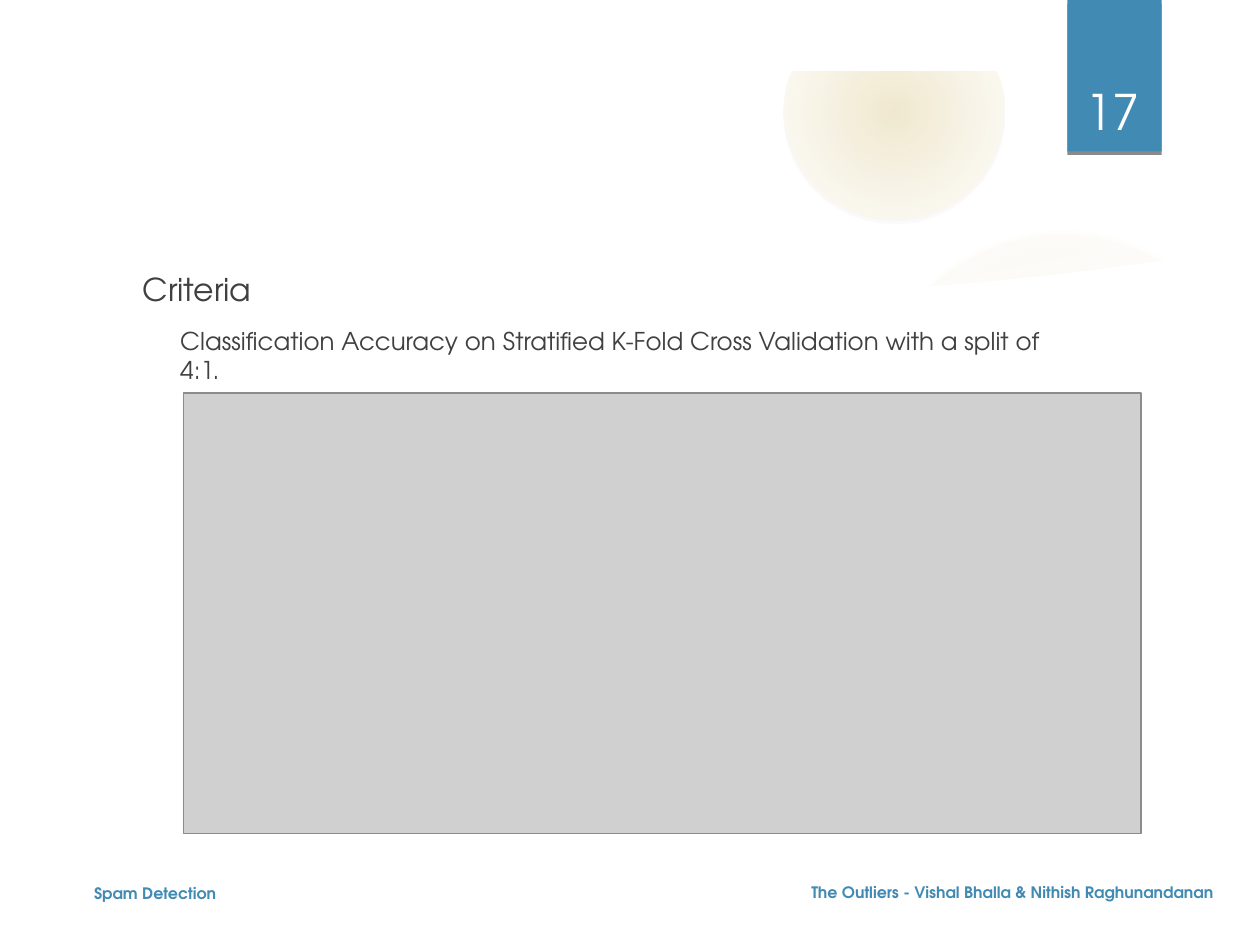
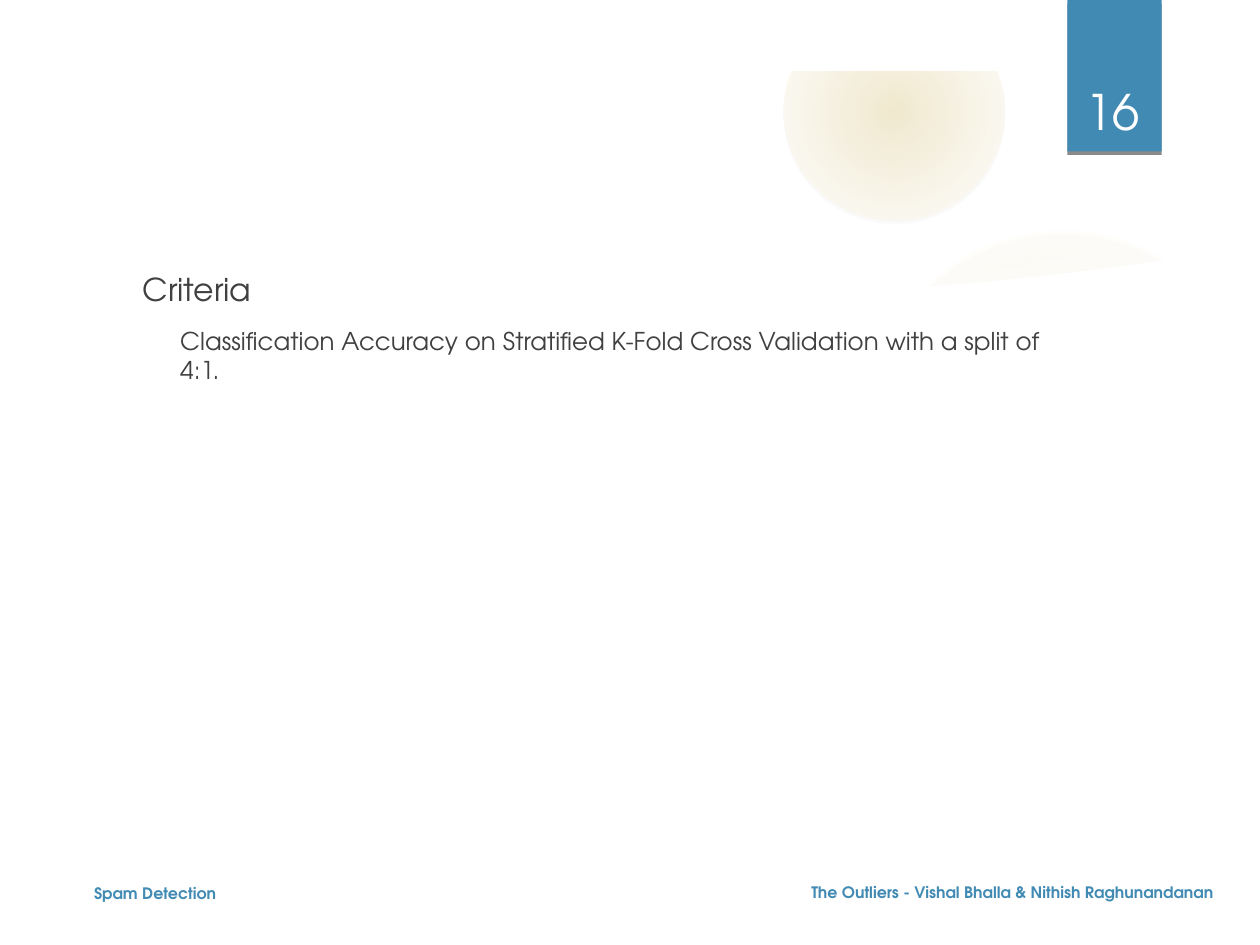
Before and after one commit to nehgu/Anomaly-Detection, a slide deck: slide 16 of Challenges/Spam Filtering Challenge 4/Ppt - Spam Detection Challenge-4.odp (slide 17 before the commit). Drawn at 1260x945 pixels with LibreOffice and Linux fonts; fonts in the diff are those of the drawing; grey boxes stand for pictures; background and template pictures are left out. Boxes give left, top, right and bottom in pixels: in the first picture for what was removed or moved away, otherwise in the second. Text is boxed around its words. In the diff, an @@ line names an element or a change of style, - is before the commit and + after.

```diff
--- a/Challenges/Spam Filtering Challenge 4/Ppt - Spam Detection Challenge-4.odp
+++ b/Challenges/Spam Filtering Challenge 4/Ppt - Spam Detection Challenge-4.odp
@@ page number at box(1085, 94, 1139, 153): text changed @@
-17
+16
@@ picture removed at box(184, 393, 1142, 833) @@
```
Also in this commit, not shown: 5 other slides changed, 1 slide removed, 4 other files.
